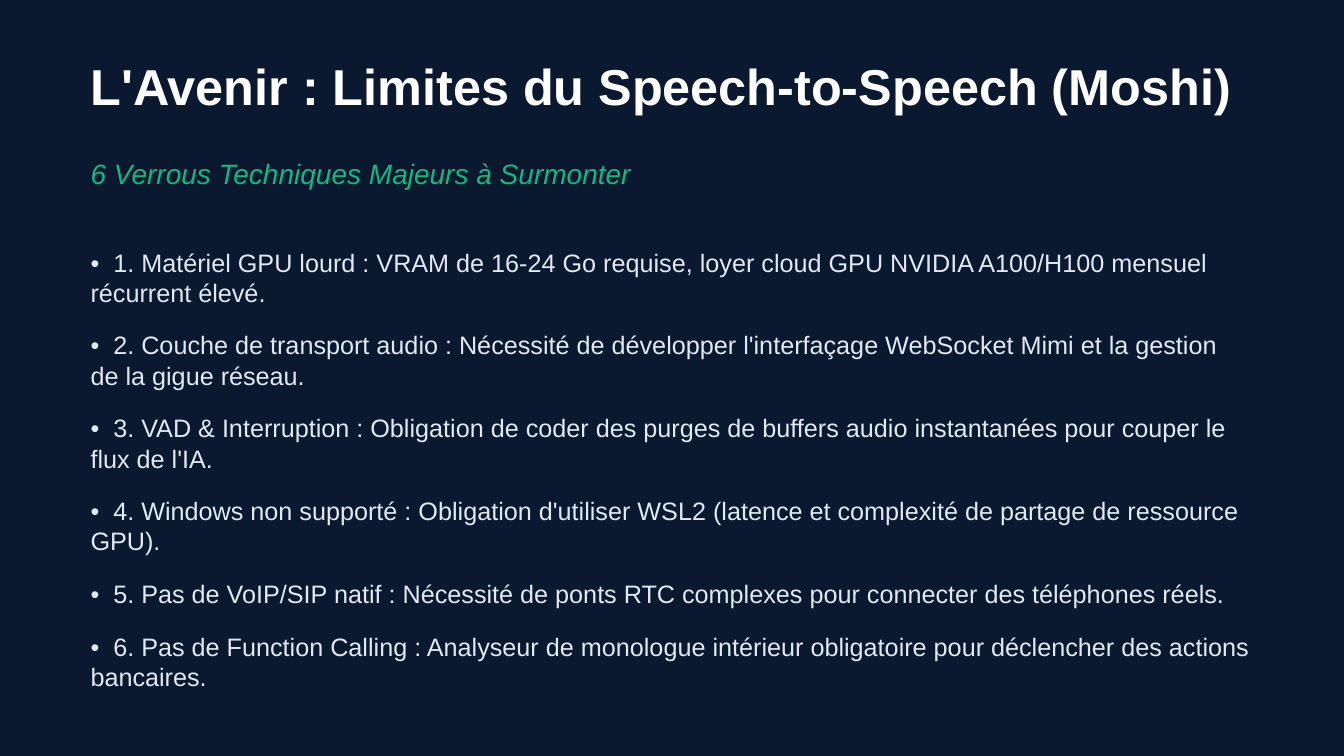
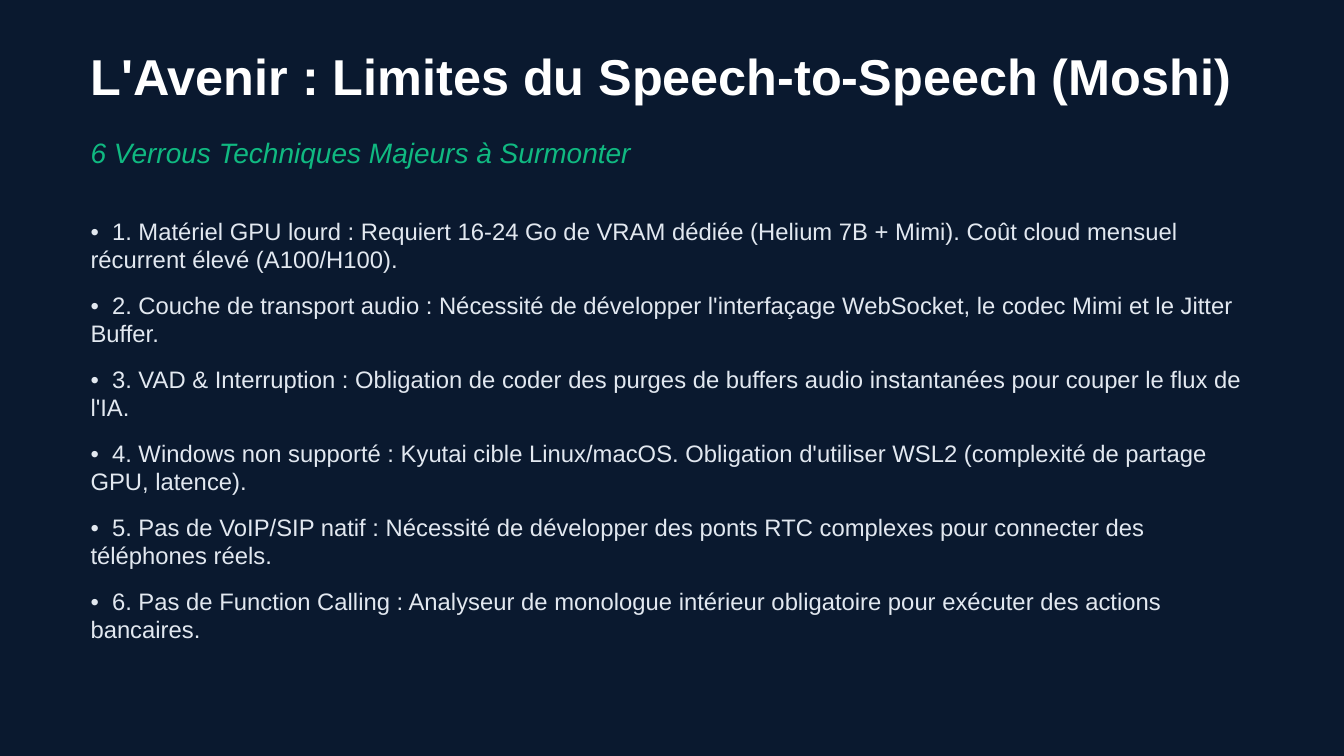
Before and after one commit to OrensObenas/BMCI_Voice_Test, a slide deck: slide 9 of presentation_bmci_livekit.pptx. Drawn at 1344x756 pixels with LibreOffice and Linux fonts; fonts in the diff are those of the drawing. Boxes give left, top, right and bottom in pixels: in the first picture for what was removed or moved away, otherwise in the second. Text is boxed around its words. In the diff, an @@ line names an element or a change of style, - is before the commit and + after.

```diff
--- a/presentation_bmci_livekit.pptx
+++ b/presentation_bmci_livekit.pptx
@@ text "L'Avenir : Limites du Speech-to-Speech ...": place and size @@
-text "L'Avenir : Limites du Speech-to-Speech ..." at <box>91,68,1231,115</box>
+text "L'Avenir : Limites du Speech-to-Speech ..." at <box>91,58,1231,105</box>
@@ text "6 Verrous Techniques Majeurs à ...": place and size @@
-text "6 Verrous Techniques Majeurs à ..." at <box>91,163,631,189</box>
+text "6 Verrous Techniques Majeurs à ..." at <box>91,142,631,169</box>
@@ text "• 1. Matériel GPU lourd ...": place and size @@
-text "• 1. Matériel GPU lourd ..." at <box>91,253,1249,687</box>
+text "• 1. Matériel GPU lourd ..." at <box>91,222,1240,639</box>
@@ text at <box>91,222,1233,343</box>: text changed; size 18 to 17 pt @@
-• 1. Matériel GPU lourd : VRAM de 16-24 Go requise, loyer cloud GPU NVIDIA A100/H100 mensuel récurrent élevé.
-• 2. Couche de transport audio : Nécessité de développer l'interfaçage WebSocket Mimi et la gestion de la gigue réseau.
+• 1. Matériel GPU lourd : Requiert 16-24 Go de VRAM dédiée (Helium 7B + Mimi). Coût cloud mensuel récurrent élevé (A100/H100).
+• 2. Couche de transport audio : Nécessité de développer l'interfaçage WebSocket, le codec Mimi et le Jitter Buffer.
@@ text at <box>91,370,1240,416</box>: size 18 to 17 pt in "• 3. VAD & Interruption : Obligation ..."; less space between paragraphs @@
@@ text at <box>91,444,1206,639</box>: text changed; size 18 to 17 pt @@
-• 4. Windows non supporté : Obligation d'utiliser WSL2 (latence et complexité de partage de ressource GPU).
-• 5. Pas de VoIP/SIP natif : Nécessité de ponts RTC complexes pour connecter des téléphones réels.
-• 6. Pas de Function Calling : Analyseur de monologue intérieur obligatoire pour déclencher des actions bancaires.
+• 4. Windows non supporté : Kyutai cible Linux/macOS. Obligation d'utiliser WSL2 (complexité de partage GPU, latence).
+• 5. Pas de VoIP/SIP natif : Nécessité de développer des ponts RTC complexes pour connecter des téléphones réels.
+• 6. Pas de Function Calling : Analyseur de monologue intérieur obligatoire pour exécuter des actions bancaires.
```
Also in this commit, not shown: 9 other slides changed.
